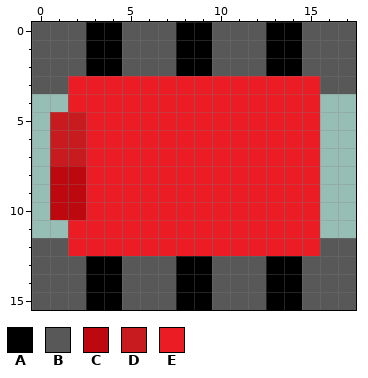
Pixel-art sprite -- assets/player/player2.png. Above, as it was before the edit.
The file is 72x64 pixels, drawn in blocks of 4x4; one block is one cell here.
Palette (. is transparent): A #000000  B #585858  C #bc080e  D #c71b20  E #ec1c24
Pixels before, first column x 0:
 0 BBBAABBBAABBBAABBB
 1 BBBAABBBAABBBAABBB
 2 BBBAABBBAABBBAABBB
 3 BBEEEEEEEEEEEEEEBB
 4 ..EEEEEEEEEEEEEE..
 5 .DDEEEEEEEEEEEEE..
 6 .DDEEEEEEEEEEEEE..
 7 .DDEEEEEEEEEEEEE..
 8 .CCEEEEEEEEEEEEE..
 9 .CCEEEEEEEEEEEEE..
10 .CCEEEEEEEEEEEEE..
11 ..EEEEEEEEEEEEEE..
12 BBEEEEEEEEEEEEEEBB
13 BBBAABBBAABBBAABBB
14 BBBAABBBAABBBAABBB
15 BBBAABBBAABBBAABBB
And afterwards:
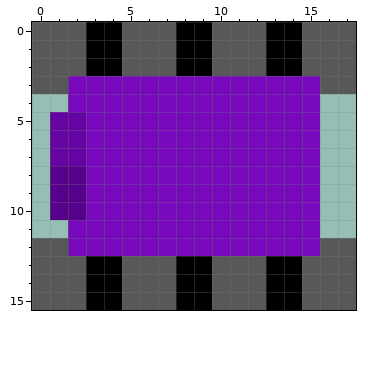
The author wrote: - precalculating rotations - junkie solve for parser with more than 2 players
From old to new:
colour C: #bc080e -> #55018b
colour D: #c71b20 -> #6504a2
colour E: #ec1c24 -> #7708bc
Boxes around the changes in both pictures, in picture pixels (x1, y1, x2, y2):
changed: (50, 76, 320, 256)
